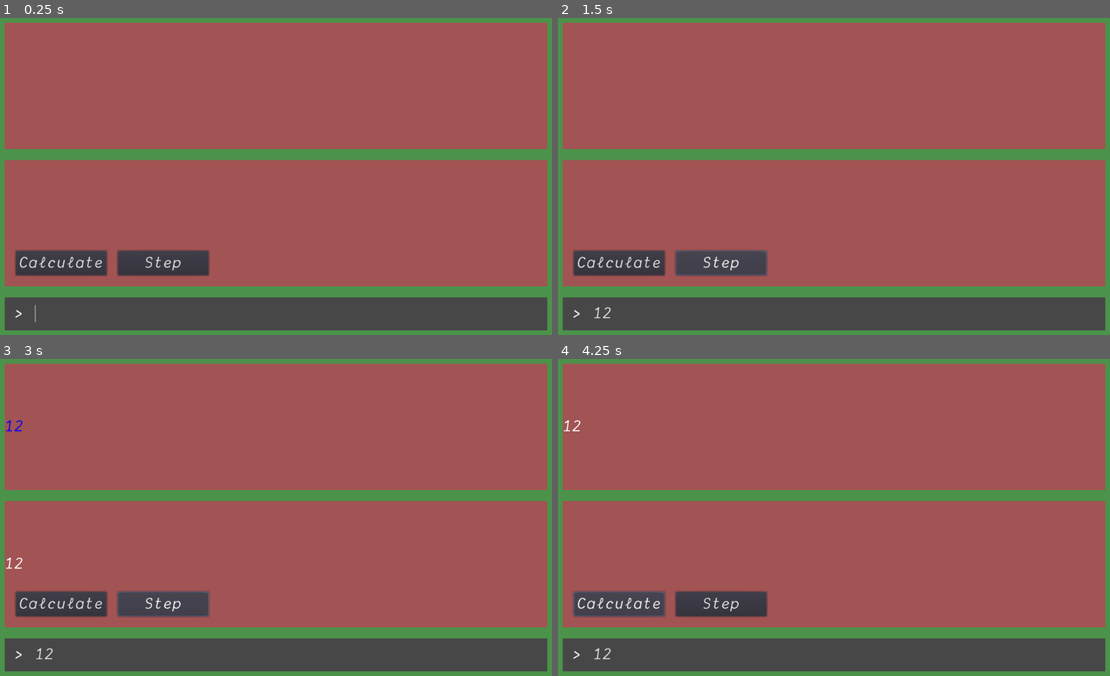
Above: before the commit, frames 1-4 (two rows, left to right).
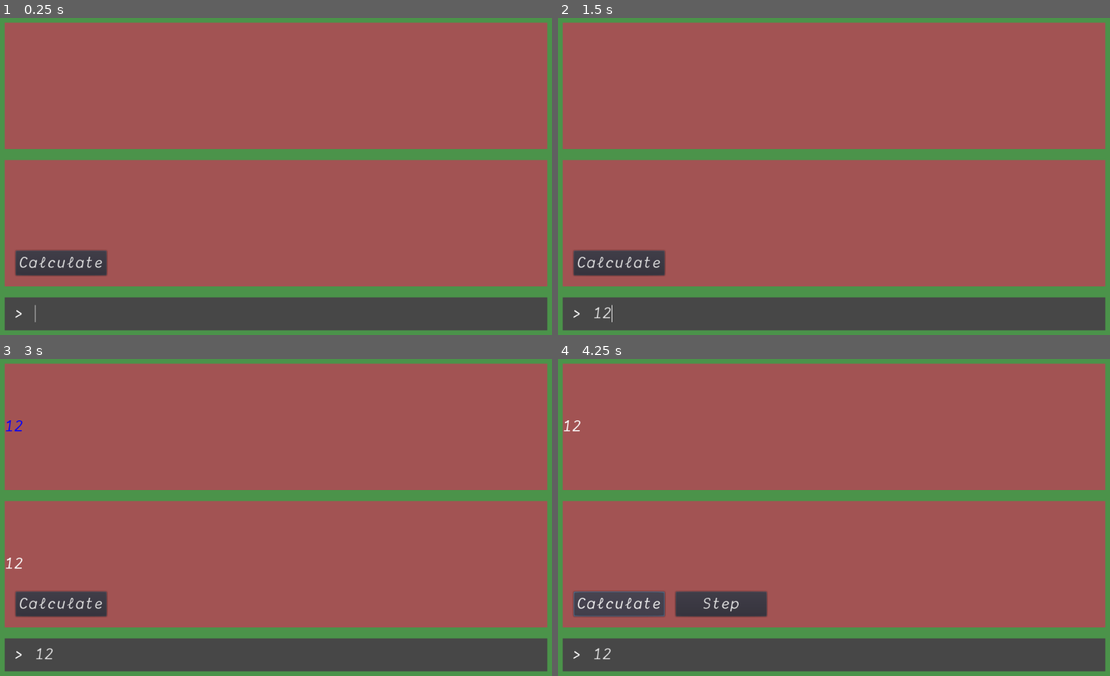
Above: after the commit, the same moments.

Repository: Hydrazer/godot-rpn
Game: Godot game, scene res://Main.tscn
The game is run twice, just before and just after one commit, with the same random seed, the same clock (stepped at 60 frames per second) and the same inputs.
Inputs (mouse positions are in pixels of both pictures, inside the frame that each line leads up to):
- Up to frame 1 (0.25 s): no input
- Up to frame 2 (1.5 s): click (850, 312) at 0.52 s; type "12" at 0.6 s; click (723, 262) at 1.25 s, where only the run before the commit has a clickable "Step"
- Up to frame 3 (3 s): click "Calculate" at 2 s; click "Step" at 2.75 s
- Up to frame 4 (4.25 s): click "Calculate" at 3.5 s

The runs differ from the first frame. In frame 1, 1.4% of the frame differs, in the area x 21-38%, y 73-82%; in frame 2, 1.4%, in the area x 9-38%, y 73-96%; in frame 3, 1.4%; in frame 4, nothing differs.

Commit message:
hide step button when unneeded

Diff:
--- a/Main.tscn
+++ b/Main.tscn
@@ -128,6 +128,7 @@
 script = ExtResource( 1 )
 
 [node name="StepButton" type="Button" parent="."]
+visible = false
 margin_left = 225.0
 margin_top = 435.0
 margin_right = 390.0
--- a/StackStack.gd
+++ b/StackStack.gd
@@ -19,9 +19,6 @@
 
 func _on_StepButton_update_stack(ind: int) -> void:
 	var token_vec: Array = get_node(CALCULATE_BUTTON_PATH).TOKEN_VEC
-	if ind >= token_vec.size():
-		return
-
 	var token: Dictionary = token_vec[ind]
 
 	if token["type"] == "int":
@@ -55,3 +52,7 @@
 		label.set_owner(self)
 		label.set_text(item as String)
 		label.add_font_override("font", load("res://DankMono.tres"))
+
+	if ind >= token_vec.size() - 1:
+		get_node(STEP_BUTTON_PATH).visible = false
+		return
Not shown, changed: rpnHTML.zip
Not shown, changed: rpnHTML/index.html
Not shown, changed: rpnHTML/index.pck
